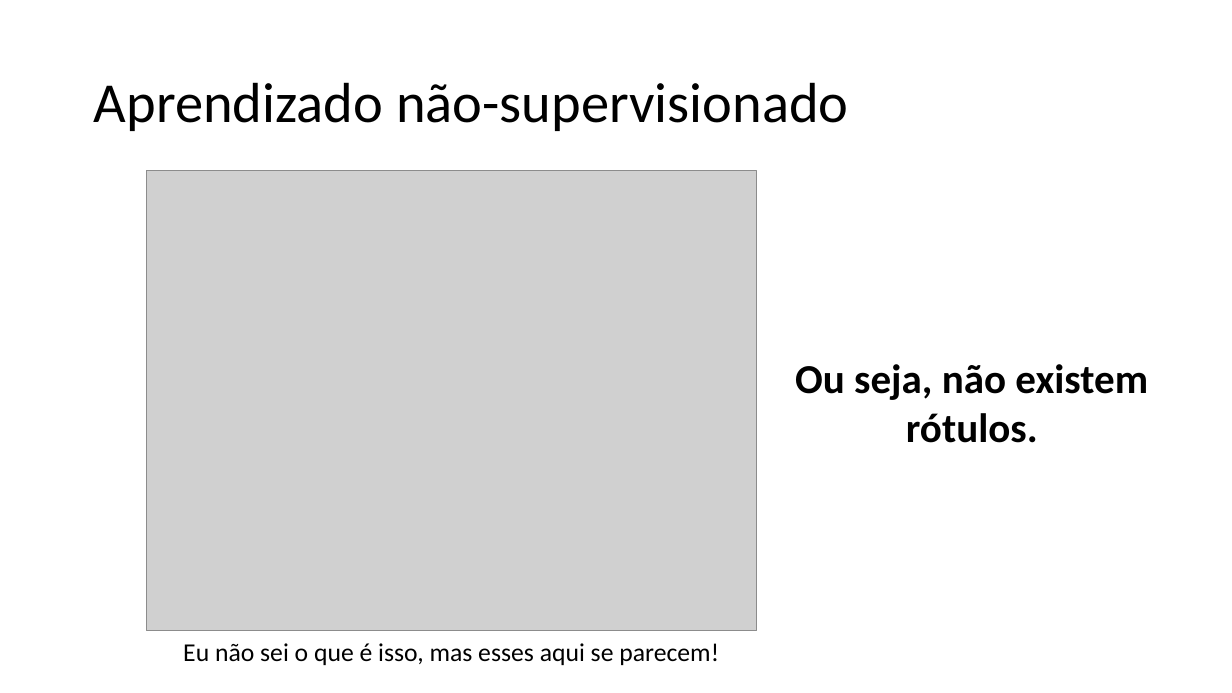
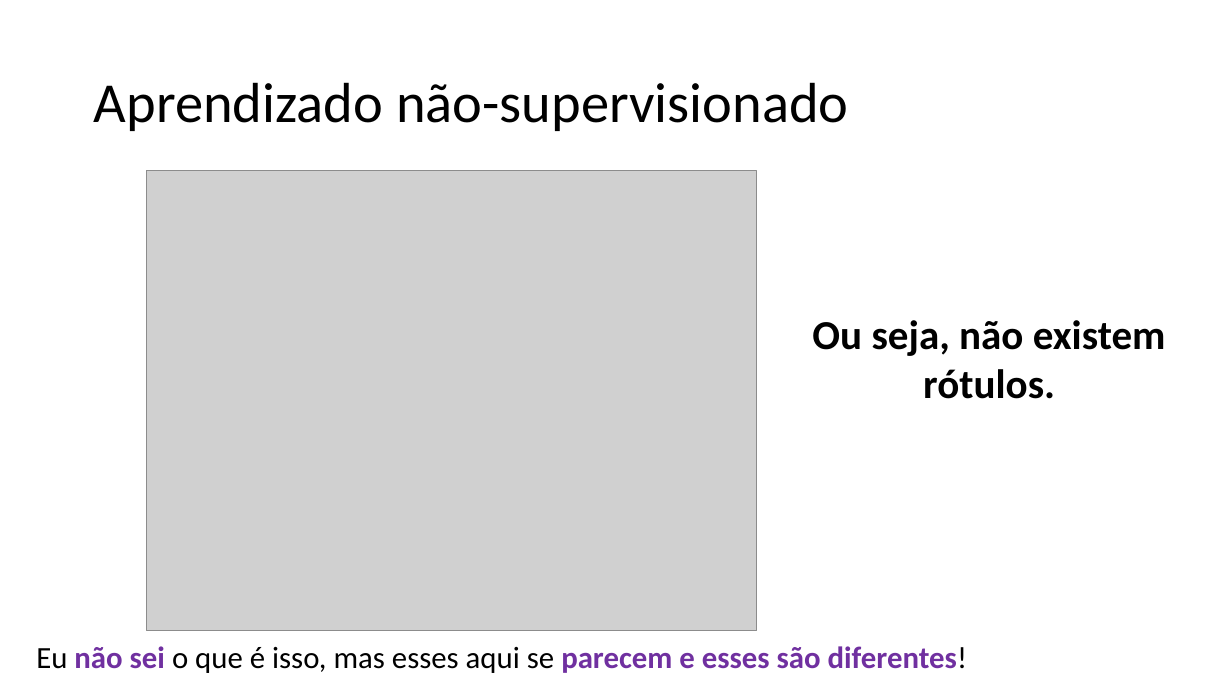
Before and after one commit to zz4fap/c24_inteligencia_artificial, a slide deck: slide 23 of slides/C24_Paradigmas.pptx (slide 15 before the commit). Drawn at 1232x693 pixels with LibreOffice and Linux fonts; fonts in the diff are those of the drawing; grey boxes stand for pictures. Boxes give left, top, right and bottom in pixels: in the first picture for what was removed or moved away, otherwise in the second. Text is boxed around its words. In the diff, an @@ line names an element or a change of style, - is before the commit and + after.

```diff
--- a/slides/C24_Paradigmas.pptx
+++ b/slides/C24_Paradigmas.pptx
@@ text "Ou seja, não existem rótulos.": place and size @@
-text "Ou seja, não existem rótulos." at (795,364,1148,443)
+text "Ou seja, não existem rótulos." at (812,320,1166,399)
@@ text at (36,646,967,673): text changed; size 20 to 24 pt; text colour #000000 to #7030A0; bold on @@
-Eu não sei o que é isso, mas esses aqui se parecem!
+Eu não sei o que é isso, mas esses aqui se parecem e esses são diferentes!
```
Also in this commit, not shown: 15 other slides changed, 10 slides added, 1 slide removed, 1 other file.
